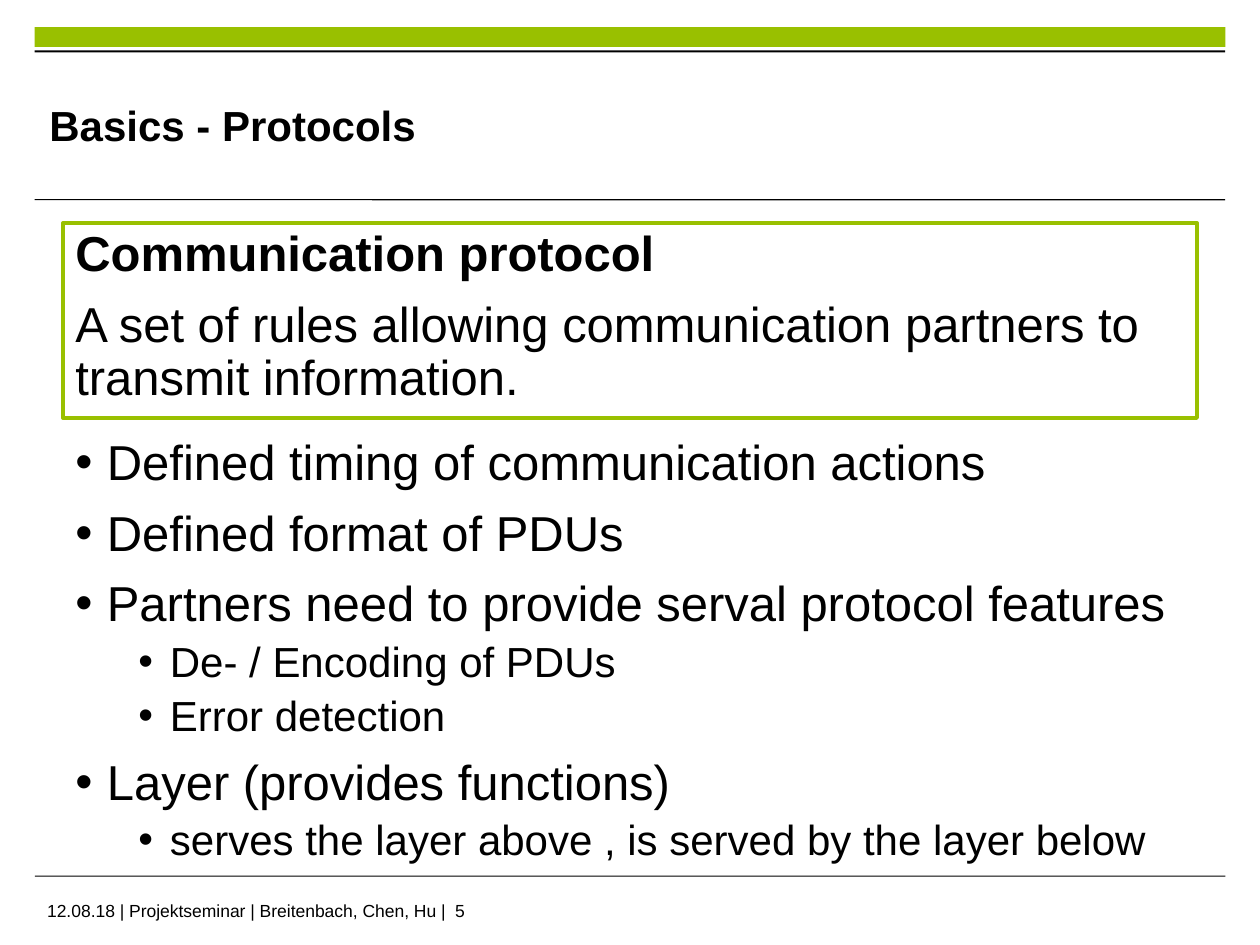
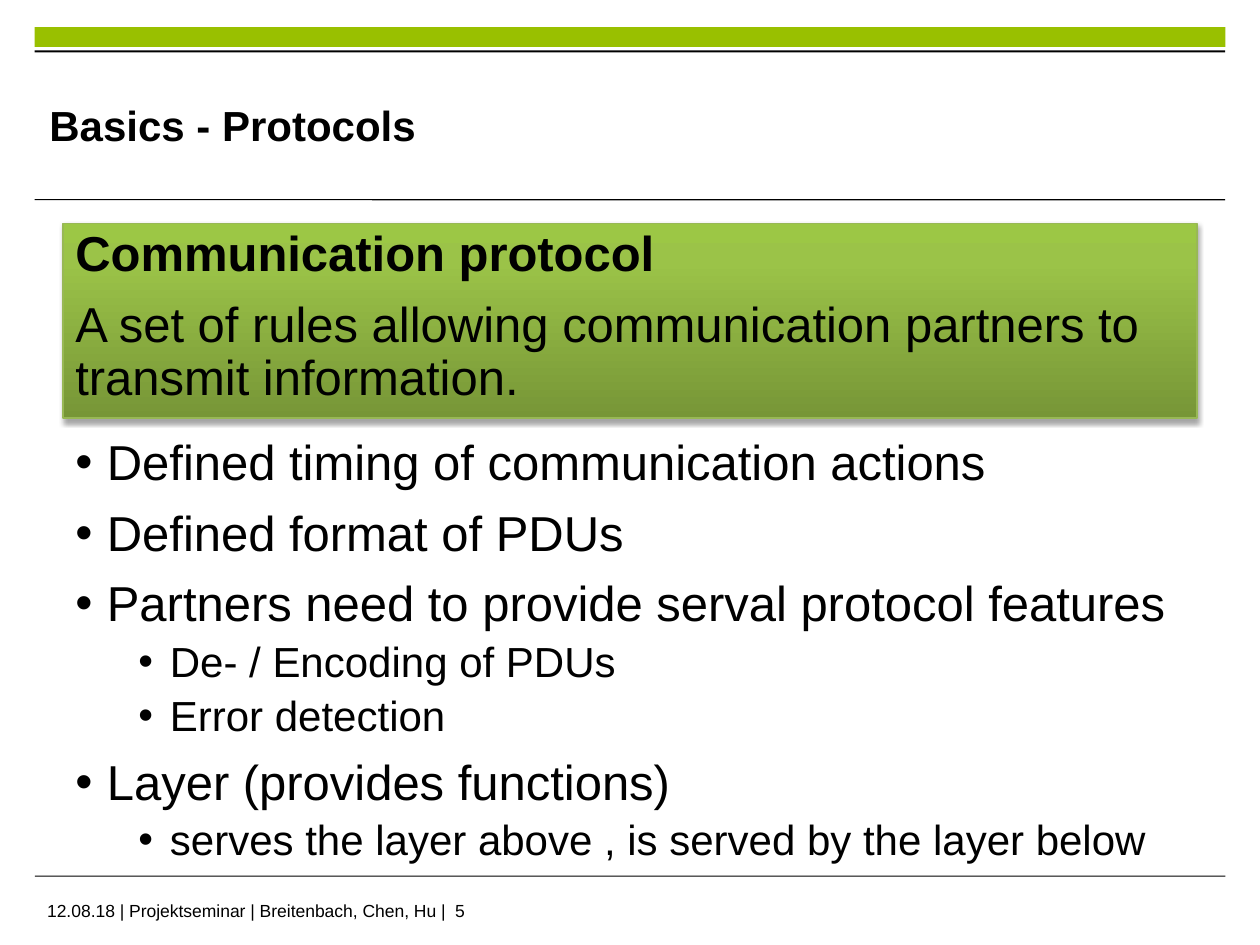
Before and after one commit to im-Kitsch/RMR_sensor_fusion, a slide deck: slide 5 of data/presentation/PS_presentation.pptx. Drawn at 1260x945 pixels with LibreOffice and Linux fonts; fonts in the diff are those of the drawing; background and template pictures are left out. Boxes give left, top, right and bottom in pixels: in the first picture for what was removed or moved away, otherwise in the second. Text is boxed around its words. In the diff, an @@ line names an element or a change of style, - is before the commit and + after.

```diff
--- a/data/presentation/PS_presentation.pptx
+++ b/data/presentation/PS_presentation.pptx
@@ rectangle "Communication protocol" at [63,223,1197,418]: fill #FFFFFF to gradient #779737 to #9BC348 to #9DC746; outline #99C000 2.25 pt to #98B955 0.75 pt; shadow on @@
```
Also in this commit, not shown: 2 other slides changed.
